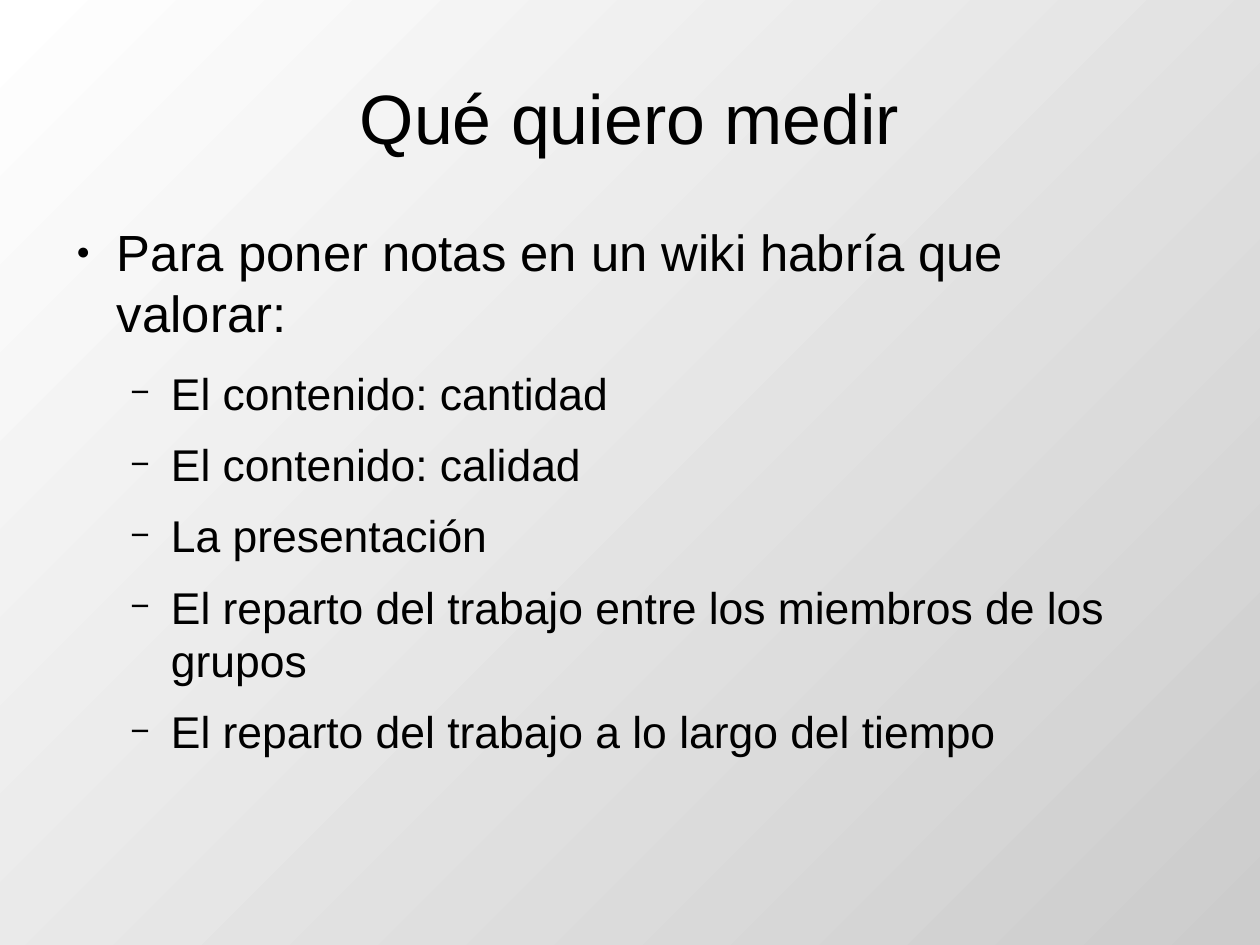
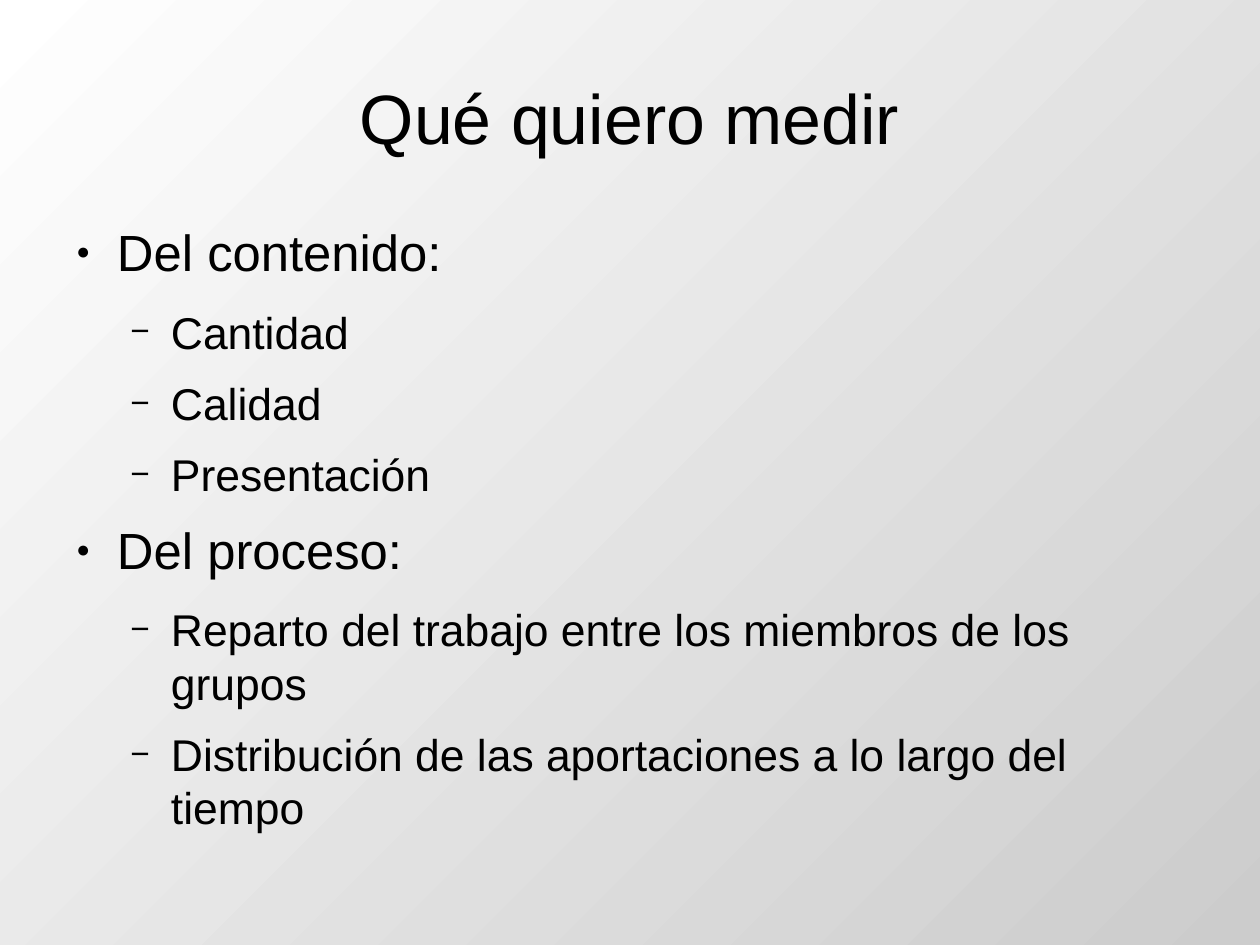
Before and after one commit to DrPantera/wikis4education, a slide deck: slide 4 of uca-2013_07/tema-5-EvaluacionWikis.odp. Drawn at 1260x945 pixels with LibreOffice and Linux fonts; fonts in the diff are those of the drawing. Boxes give left, top, right and bottom in pixels: in the first picture for what was removed or moved away, otherwise in the second. Text is boxed around its words. In the diff, an @@ line names an element or a change of style, - is before the commit and + after.

```diff
--- a/uca-2013_07/tema-5-EvaluacionWikis.odp
+++ b/uca-2013_07/tema-5-EvaluacionWikis.odp
@@ text at box(117, 234, 1069, 834): text changed @@
-● Para poner notas en un wiki habría que valorar:
-  − El contenido: cantidad
-  − El contenido: calidad
-  − La presentación
-  − El reparto del trabajo entre los miembros de los grupos
-  − El reparto del trabajo a lo largo del tiempo
+● Del contenido:
+  − Cantidad
+  − Calidad
+  − Presentación
+● Del proceso:
+  − Reparto del trabajo entre los miembros de los grupos
+  − Distribución de las aportaciones a lo largo del tiempo
```
Also in this commit, not shown: 5 other slides changed, 1 slide added, 1 slide removed.
